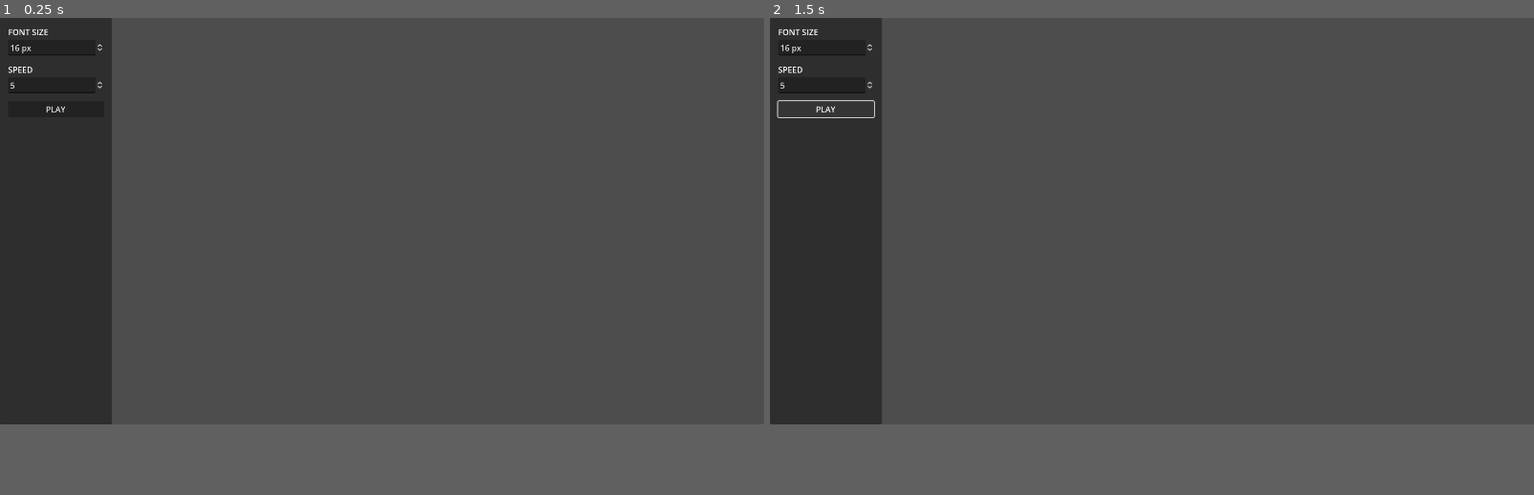
Above: before the commit, frames 1-2 (left to right).
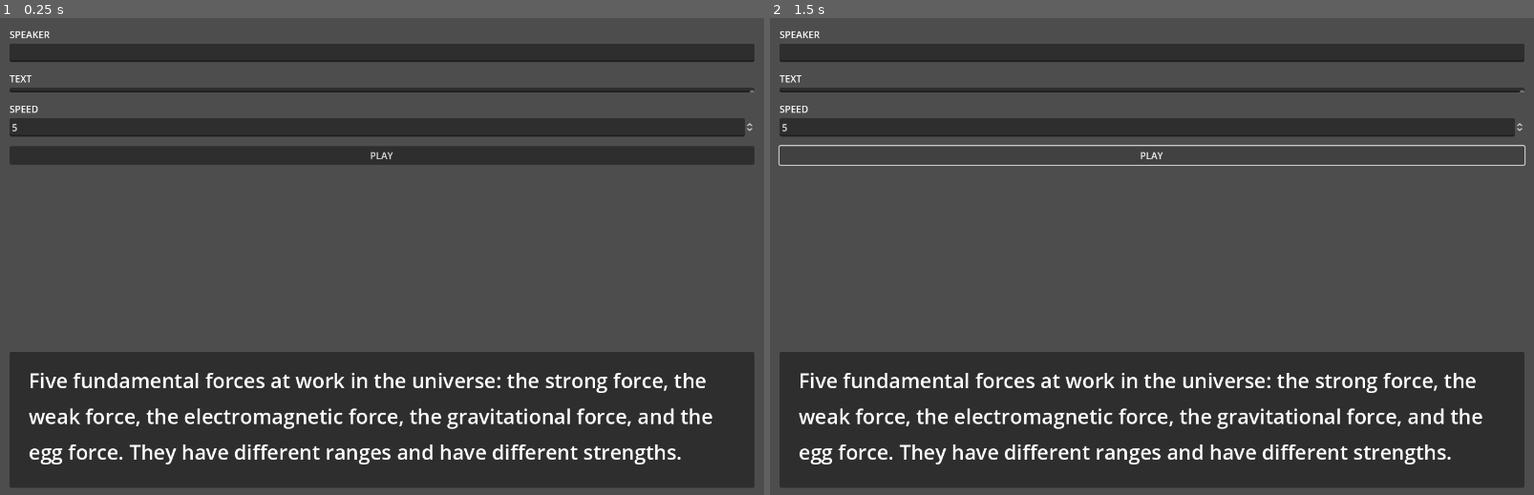
Above: after the commit, the same moments.

Repository: daredakke/dialogue-test
Game: Godot game, scene res://scenes/main.tscn
Two runs of this game, one before a commit and one after it. Both use one fixed random seed, a clock stepped at 60 frames per second and the inputs below.
Inputs:
- Up to frame 1 (0.25 s): no input
- Up to frame 2 (1.5 s): click "PLAY" at 0.5 s; click "PLAY" at 1.25 s
In our replay, the window is 800x426 before the commit and 800x500 after it. These sizes can differ from the game's own. Grey fills any space a smaller window leaves; there, only what the larger window draws over its background counts as a difference.

The runs differ from the first frame. In frame 1, 35% of the frame differs, in the area x 0-100%, y 0-100%; in frame 2, 32%.

Commit message:
Remove options pane
Can edit dialogue properties like font, font size, and line height via the editor.

Diff:
--- a/project.godot
+++ b/project.godot
@@ -17,7 +17,7 @@
 
 [display]
 
-window/size/viewport_width=1500
+window/size/viewport_width=1280
 window/size/viewport_height=800
 window/stretch/mode="viewport"
 window/stretch/scale_mode="integer"
--- a/scenes/main.tscn
+++ b/scenes/main.tscn
@@ -17,12 +17,14 @@
 offset_right = 40.0
 offset_bottom = 40.0
 
-[node name="OptionsPanel" type="Panel" parent="UI/UIHBox"]
-custom_minimum_size = Vector2(220, 800)
+[node name="UIVBox" type="VBoxContainer" parent="UI/UIHBox"]
 layout_mode = 2
-size_flags_horizontal = 3
 
-[node name="OptionsMargin" type="MarginContainer" parent="UI/UIHBox/OptionsPanel"]
+[node name="Input" type="Control" parent="UI/UIHBox/UIVBox"]
+custom_minimum_size = Vector2(1280, 540)
+layout_mode = 2
+
+[node name="InputMargin" type="MarginContainer" parent="UI/UIHBox/UIVBox/Input"]
 layout_mode = 1
 anchors_preset = 15
 anchor_right = 1.0
@@ -32,52 +34,84 @@
 theme_override_constants/margin_left = 16
 theme_override_constants/margin_top = 16
 theme_override_constants/margin_right = 16
-theme_override_constants/margin_bottom = 6
+theme_override_constants/margin_bottom = 16
 
-[node name="OptionsVBox" type="VBoxContainer" parent="UI/UIHBox/OptionsPanel/OptionsMargin"]
+[node name="InputVBox" type="VBoxContainer" parent="UI/UIHBox/UIVBox/Input/InputMargin"]
 layout_mode = 2
-size_flags_vertical = 0
 theme_override_constants/separation = 16
 
-[node name="FontSizeVBox" type="VBoxContainer" parent="UI/UIHBox/OptionsPanel/OptionsMargin/OptionsVBox"]
-layout_mode = 2
-size_flags_vertical = 3
-
-[node name="FontSizeLabel" type="Label" parent="UI/UIHBox/OptionsPanel/OptionsMargin/OptionsVBox/FontSizeVBox"]
-layout_mode = 2
-text = "FONT SIZE"
-
-[node name="FontSizeSpinBox" type="SpinBox" parent="UI/UIHBox/OptionsPanel/OptionsMargin/OptionsVBox/FontSizeVBox"]
-layout_mode = 2
-min_value = 6.0
-max_value = 72.0
-value = 16.0
-rounded = true
-update_on_text_changed = true
-suffix = "px"
-
-[node name="SpeedVBox" type="VBoxContainer" parent="UI/UIHBox/OptionsPanel/OptionsMargin/OptionsVBox"]
+[node name="SpeakerVBox" type="VBoxContainer" parent="UI/UIHBox/UIVBox/Input/InputMargin/InputVBox"]
 layout_mode = 2
 
-[node name="SpeedLabel" type="Label" parent="UI/UIHBox/OptionsPanel/OptionsMargin/OptionsVBox/SpeedVBox"]
+[node name="SpeakerLabel" type="Label" parent="UI/UIHBox/UIVBox/Input/InputMargin/InputVBox/SpeakerVBox"]
+layout_mode = 2
+text = "SPEAKER"
+
+[node name="SpeakerLineEdit" type="LineEdit" parent="UI/UIHBox/UIVBox/Input/InputMargin/InputVBox/SpeakerVBox"]
+layout_mode = 2
+
+[node name="TextVBox" type="VBoxContainer" parent="UI/UIHBox/UIVBox/Input/InputMargin/InputVBox"]
+layout_mode = 2
+
+[node name="TextLabel" type="Label" parent="UI/UIHBox/UIVBox/Input/InputMargin/InputVBox/TextVBox"]
+layout_mode = 2
+text = "TEXT"
+
+[node name="TextLineEdit" type="TextEdit" parent="UI/UIHBox/UIVBox/Input/InputMargin/InputVBox/TextVBox"]
+layout_mode = 2
+
+[node name="SpeedVBox" type="VBoxContainer" parent="UI/UIHBox/UIVBox/Input/InputMargin/InputVBox"]
+layout_mode = 2
+
+[node name="SpeedLabel" type="Label" parent="UI/UIHBox/UIVBox/Input/InputMargin/InputVBox/SpeedVBox"]
 layout_mode = 2
 text = "SPEED"
 
-[node name="SpeedSpinBox" type="SpinBox" parent="UI/UIHBox/OptionsPanel/OptionsMargin/OptionsVBox/SpeedVBox"]
+[node name="SpeedSpinBox" type="SpinBox" parent="UI/UIHBox/UIVBox/Input/InputMargin/InputVBox/SpeedVBox"]
 layout_mode = 2
 min_value = 1.0
 value = 5.0
 rounded = true
 
-[node name="PlayButton" type="Button" parent="UI/UIHBox/OptionsPanel/OptionsMargin/OptionsVBox"]
+[node name="PlayButton" type="Button" parent="UI/UIHBox/UIVBox/Input/InputMargin/InputVBox"]
 layout_mode = 2
 text = "PLAY"
 
-[node name="UIVBox" type="VBoxContainer" parent="UI/UIHBox"]
+[node name="Output" type="Control" parent="UI/UIHBox/UIVBox"]
+custom_minimum_size = Vector2(1280, 260)
 layout_mode = 2
 
-[node name="Input" type="Control" parent="UI/UIHBox/UIVBox"]
+[node name="OutputMargin" type="MarginContainer" parent="UI/UIHBox/UIVBox/Output"]
+layout_mode = 1
+anchors_preset = 15
+anchor_right = 1.0
+anchor_bottom = 1.0
+grow_horizontal = 2
+grow_vertical = 2
+theme_override_constants/margin_left = 16
+theme_override_constants/margin_top = 16
+theme_override_constants/margin_right = 16
+theme_override_constants/margin_bottom = 16
+
+[node name="DialoguePanel" type="Panel" parent="UI/UIHBox/UIVBox/Output/OutputMargin"]
 layout_mode = 2
 
-[node name="Output" type="Control" parent="UI/UIHBox/UIVBox"]
+[node name="DialogueMargin" type="MarginContainer" parent="UI/UIHBox/UIVBox/Output/OutputMargin/DialoguePanel"]
+layout_mode = 1
+anchors_preset = 15
+anchor_right = 1.0
+anchor_bottom = 1.0
+grow_horizontal = 2
+grow_vertical = 2
+theme_override_constants/margin_left = 32
+theme_override_constants/margin_top = 24
+theme_override_constants/margin_right = 32
+theme_override_constants/margin_bottom = 24
+
+[node name="DialogueRTLabel" type="RichTextLabel" parent="UI/UIHBox/UIVBox/Output/OutputMargin/DialoguePanel/DialogueMargin"]
 layout_mode = 2
+theme_override_constants/line_separation = 13
+theme_override_font_sizes/normal_font_size = 34
+text = "Five fundamental forces at work in the universe: the strong force, the weak force, the electromagnetic force, the gravitational force, and the egg force. They have different ranges and have different strengths."
+fit_content = true
+autowrap_mode = 2
